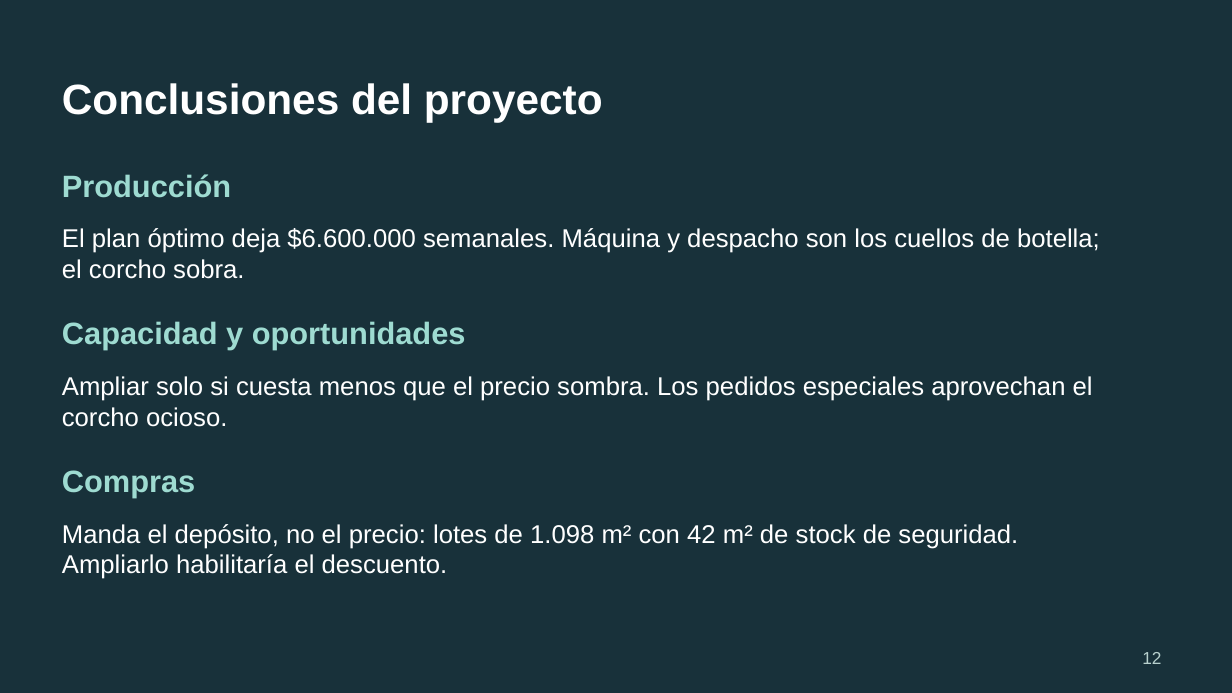
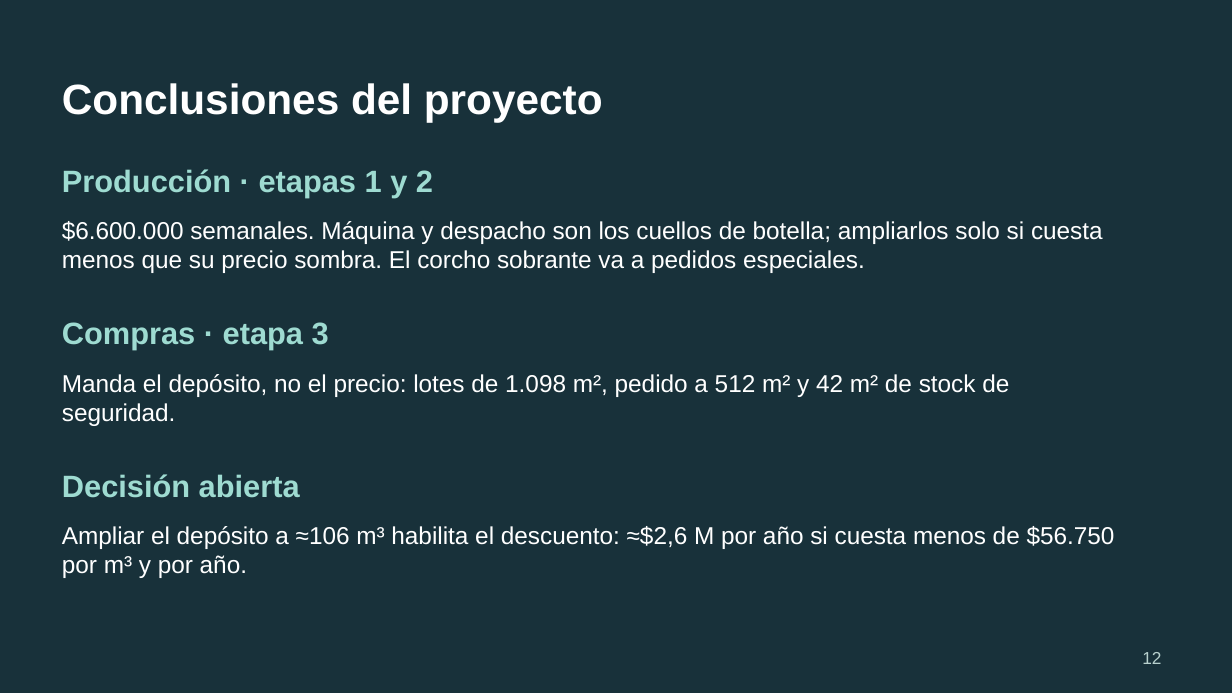
Before and after one commit to JuanBonadeo/utn_brain, a slide deck: slide 12 of materias/IO/entregables/etapa3/IO_402_Grupo1_Etapa3_Presentacion.pptx. Drawn at 1232x693 pixels with LibreOffice and Linux fonts; fonts in the diff are those of the drawing. Boxes give left, top, right and bottom in pixels: in the first picture for what was removed or moved away, otherwise in the second. Text is boxed around its words. In the diff, an @@ line names an element or a change of style, - is before the commit and + after.

```diff
--- a/materias/IO/entregables/etapa3/IO_402_Grupo1_Etapa3_Presentacion.pptx
+++ b/materias/IO/entregables/etapa3/IO_402_Grupo1_Etapa3_Presentacion.pptx
@@ text at (x1=62, y1=169, x2=433, y2=198): text changed @@
-Producción
+Producción · etapas 1 y 2
@@ text at (x1=62, y1=221, x2=1103, y2=273): text changed; size 20 to 19 pt @@
-El plan óptimo deja $6.600.000 semanales. Máquina y despacho son los cuellos de botella; el corcho sobra.
+$6.600.000 semanales. Máquina y despacho son los cuellos de botella; ampliarlos solo si cuesta menos que su precio sombra. El corcho sobrante va a pedidos especiales.
@@ text at (x1=62, y1=322, x2=329, y2=350): text changed @@
-Capacidad y oportunidades
+Compras · etapa 3
@@ text at (x1=62, y1=374, x2=1009, y2=426): text changed; size 20 to 19 pt @@
-Ampliar solo si cuesta menos que el precio sombra. Los pedidos especiales aprovechan el corcho ocioso.
+Manda el depósito, no el precio: lotes de 1.098 m², pedido a 512 m² y 42 m² de stock de seguridad.
@@ text at (x1=62, y1=474, x2=300, y2=498): text changed @@
-Compras
+Decisión abierta
@@ text at (x1=62, y1=526, x2=1115, y2=578): text changed; size 20 to 19 pt @@
-Manda el depósito, no el precio: lotes de 1.098 m² con 42 m² de stock de seguridad. Ampliarlo habilitaría el descuento.
+Ampliar el depósito a ≈106 m³ habilita el descuento: ≈$2,6 M por año si cuesta menos de $56.750 por m³ y por año.
```
Also in this commit, not shown: 6 other slides changed, 4 slides added, 4 slides removed, 1 other file.
